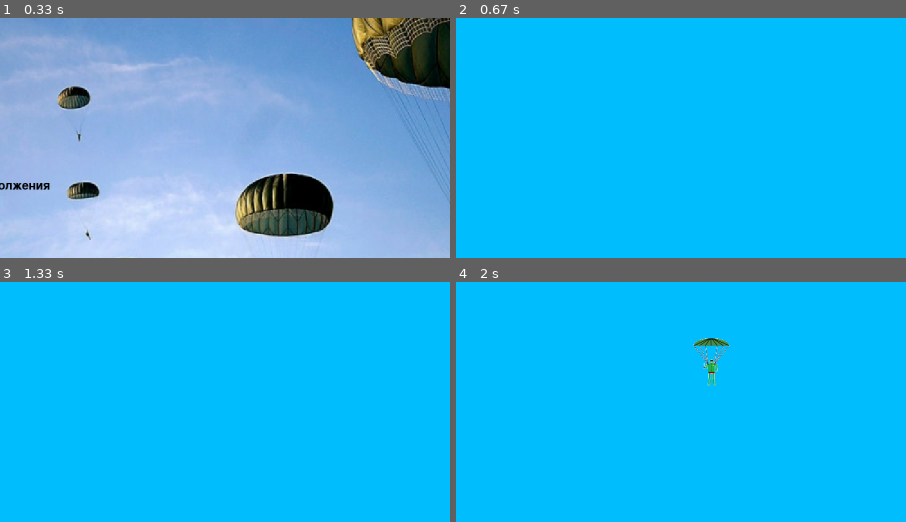
Above: before the commit, frames 1-4 (two rows, left to right).
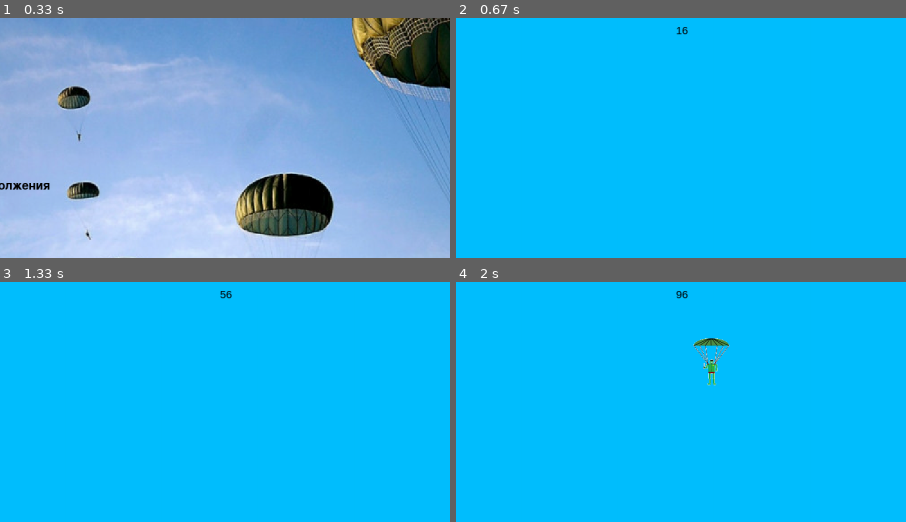
Above: after the commit, the same moments.

Repository: Mesh-DimASS/PygameProjectMMD
Game: pygame game, started from main.py
Same seed, same stepped clock (60 frames per second), same inputs: the game is played once before the commit and once after it.
Inputs (mouse positions are % of the whole screen's width and height, from its top left):
- Up to frame 1 (0.33 s): no input
- Up to frame 2 (0.67 s): click (50, 50) at 0.38 s
- Up to frame 3 (1.33 s): click (50, 56) at 0.72 s; click (19, 35) at 1.05 s
- Up to frame 4 (2 s): click (62, 59) at 1.38 s; click (52, 16) at 1.72 s
The pictures show only the part of the screen within x 25-75%, y 0-50%; the shares and areas given below are measured in that part.

Frame 1 is identical in both runs. In frame 2, less than 0.1% of the frame differs, in the area x 48-52%, y 3-8%; in frame 3, less than 0.1%; in frame 4, less than 0.1%.

Commit message:
fix intro

Diff:
--- a/main.py
+++ b/main.py
@@ -5,6 +5,17 @@
 pygame.init()
 size = width, height = 1500, 800
 screen = pygame.display.set_mode(size)
+background_rect = screen.get_rect()
+
+font_name = pygame.font.match_font('arial')
+
+
+def draw_text(surf, text, size, x, y):
+    font = pygame.font.Font(font_name, size)
+    text_surface = font.render(text, True, (0, 0, 0))
+    text_rect = text_surface.get_rect()
+    text_rect.midtop = (x, y)
+    surf.blit(text_surface, text_rect)
 
 
 def load_image(name, color_key=None):
@@ -33,6 +44,16 @@
         self.rect = self.image.get_rect()
         self.mask = pygame.mask.from_surface(self.image)
         self.rect.bottom = height
+        self.done = 0
+
+    def update(self):
+        if pygame.sprite.collide_mask(self, mountain):
+            self.done += 1
+        self.done_par()
+
+    def done_par(self):
+        screen.blit(screen, background_rect)
+        draw_text(screen, str(self.done), 18, width / 2, 10)
 
 
 class Parachutist(pygame.sprite.Sprite):
@@ -59,7 +80,7 @@
 
 
 def start_screen():
-    with open(os.path.join('data', 'intro_text')) as a:
+    with open(os.path.join('data', 'intro_text'), encoding="UTF-8") as a:
         intro_text = list(map(str.strip, a.readlines()))
 
     fon = pygame.transform.scale(load_image('fon.jpg'), size)
@@ -92,7 +113,6 @@
 clock = pygame.time.Clock()
 fps = 60
 start_screen()
-fps = 60
 while running:
     for event in pygame.event.get():
         if event.type == pygame.QUIT:
